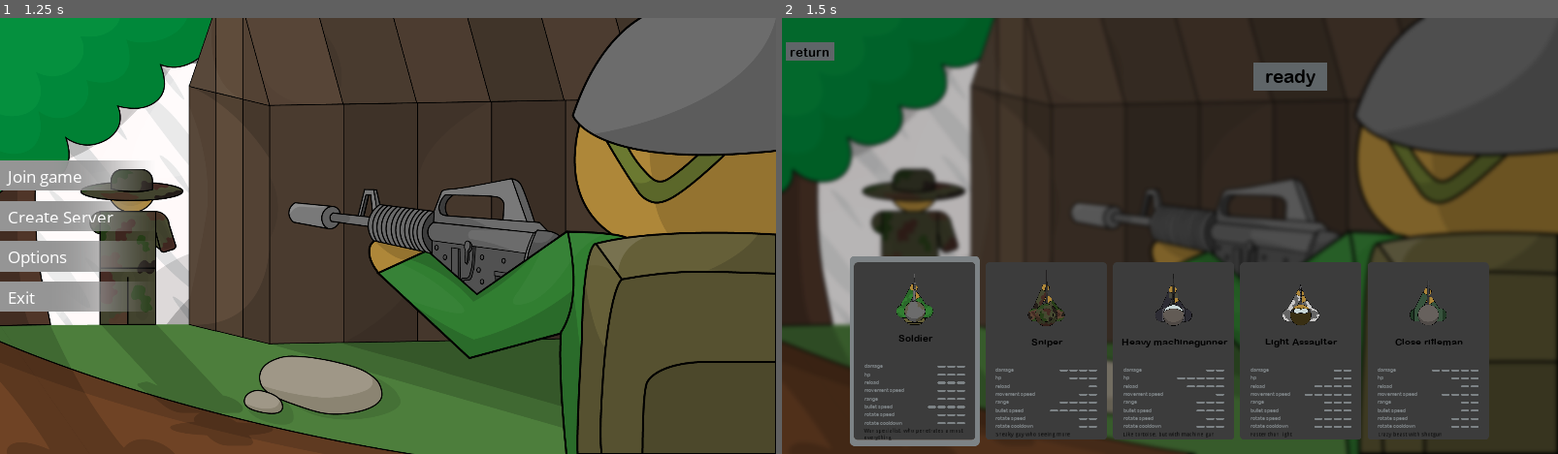
Above: before the commit, frames 1-2 (left to right).
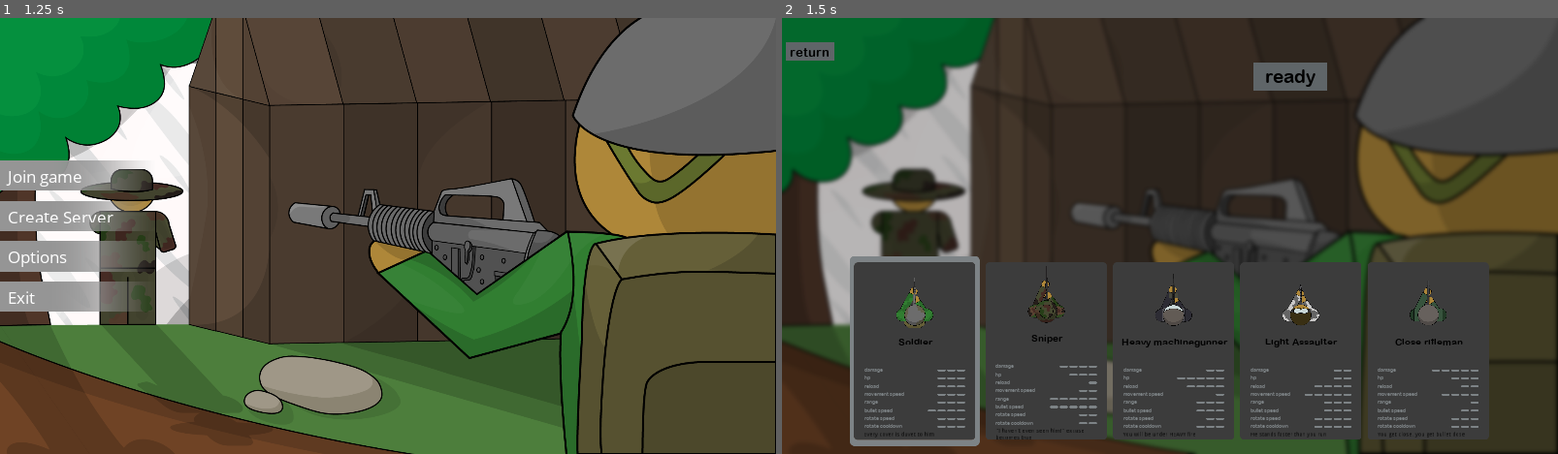
Above: after the commit, the same moments.

Repository: michalbie/Spinningeddon
Game: Godot game, scene res://Scenes/Main.tscn
Two runs of this game, one before a commit and one after it. Both use one fixed random seed, a clock stepped at 60 frames per second and the inputs below.
Inputs (mouse positions are in pixels of both pictures, inside the frame that each line leads up to):
- Up to frame 1 (1.25 s): tap Enter at 0.5 s; move the mouse to (558, 214) at 0.52 s; press the mouse at (558, 214) at 0.53 s
- Up to frame 2 (1.5 s): release the mouse at (1340, 214) at 1.25 s; click "Create Server" at 1.25 s

Frame 1 is identical in both runs. In frame 2, 1.6% of the frame differs, in the area x 10-89%, y 56-97%.
Error in both runs: Invalid get index '0' (on base: 'Dictionary'). (res://Scenes/Lobby/Lobby.gd:63)

Commit message:
Balance classes, add descriptions

Diff:
--- a/Entities/Character/Player/Classes/CloseRifleman.tscn
+++ b/Entities/Character/Player/Classes/CloseRifleman.tscn
@@ -16,9 +16,8 @@
 shoot_cooldown = 1
 bullet_speed = 1
 bullet_damage = 4
-bullet_range = 1
 hp = 2
-description = "Crazy beast with shotgun"
+description = "You get close, you get bullet dose"
 bullet_spread = 0.15
 
 [node name="Body" parent="." index="0"]
--- a/Entities/Character/Player/Classes/HeavyMachinegunner.tscn
+++ b/Entities/Character/Player/Classes/HeavyMachinegunner.tscn
@@ -17,7 +17,7 @@
 bullet_damage = 1
 bullet_range = 2
 hp = 4
-description = "Like tortoise, but with machine gun"
+description = "You will be under HEAVY fire"
 
 [node name="Body" parent="." index="0"]
 texture = ExtResource( 2 )
--- a/Entities/Character/Player/Classes/LightAssaulter.tscn
+++ b/Entities/Character/Player/Classes/LightAssaulter.tscn
@@ -18,7 +18,7 @@
 bullet_damage = 1
 bullet_range = 2
 hp = 1
-description = "Faster than light"
+description = "He stands faster than you run"
 
 [node name="Body" parent="." index="0"]
 texture = ExtResource( 2 )
--- a/Entities/Character/Player/Classes/Sniper.tscn
+++ b/Entities/Character/Player/Classes/Sniper.tscn
@@ -15,9 +15,9 @@
 rotate_speed = 1
 bullet_speed = 4
 bullet_damage = 3
-bullet_range = 3
+bullet_range = 4
 hp = 2
-description = "Sneaky guy who seeing more"
+description = "\"I haven't even seen him!\" excuse becomes true"
 zoom = 2.0
 
 [node name="Body" parent="." index="0"]
--- a/Entities/Character/Player/Classes/Soldier.tscn
+++ b/Entities/Character/Player/Classes/Soldier.tscn
@@ -19,7 +19,7 @@
 bullet_damage = 2
 bullet_range = 2
 hp = 2
-description = "War specialist, who penetrates almost everything"
+description = "Every cover is duvet to him"
 
 [node name="Bullet_spawn" parent="Body" index="0"]
 position = Vector2( 7.53517, -597.489 )
--- a/Scripts/Globals.gd
+++ b/Scripts/Globals.gd
@@ -2,14 +2,14 @@
 
 enum level {MIN, SMALL, MEDIUM, HIGH, MAX}
 
-const move_speed = [200, 290, 300, 310, 400]
+const move_speed = [200, 260, 300, 310, 400]
 const rotate_cooldown = [10, 4.5, 3, 1, 0.2]
 const rotate_speed = [1, 1.5, 2, 2.5, 10]
-const shoot_cooldown = [4.5, 1, 0.4, 0.15, 0.1]    # wartości są troszkę niezgodne z opisem bo shoot coldown small oznacza że powinien często strzelać a strzela wtedy rzadko, jest tak dlatego aby na wykresach postacie z wysoką szybkostrzelnością miały więcej punkcików
-const bullet_speed = [1, 1200, 1600, 2000, 2400]
+const shoot_cooldown = [3, 1, 0.4, 0.15, 0.1]    # wartości są troszkę niezgodne z opisem bo shoot coldown small oznacza że powinien często strzelać a strzela wtedy rzadko, jest tak dlatego aby na wykresach postacie z wysoką szybkostrzelnością miały więcej punkcików
+const bullet_speed = [1, 1200, 1600, 2000, 2250]
 const bullet_damage = [1, 15, 30, 60, 30]
-const bullet_range = [1, 500, 1250, 2250, 10000]
-const hp = [1, 100, 150, 200, 240]
+const bullet_range = [500, 1050, 1250, 1750, 2250]
+const hp = [1, 100, 150, 200, 420]
 
 const CLASSES_PATH = "res://Entities/Character/Player/Classes/"
 var classes = {
